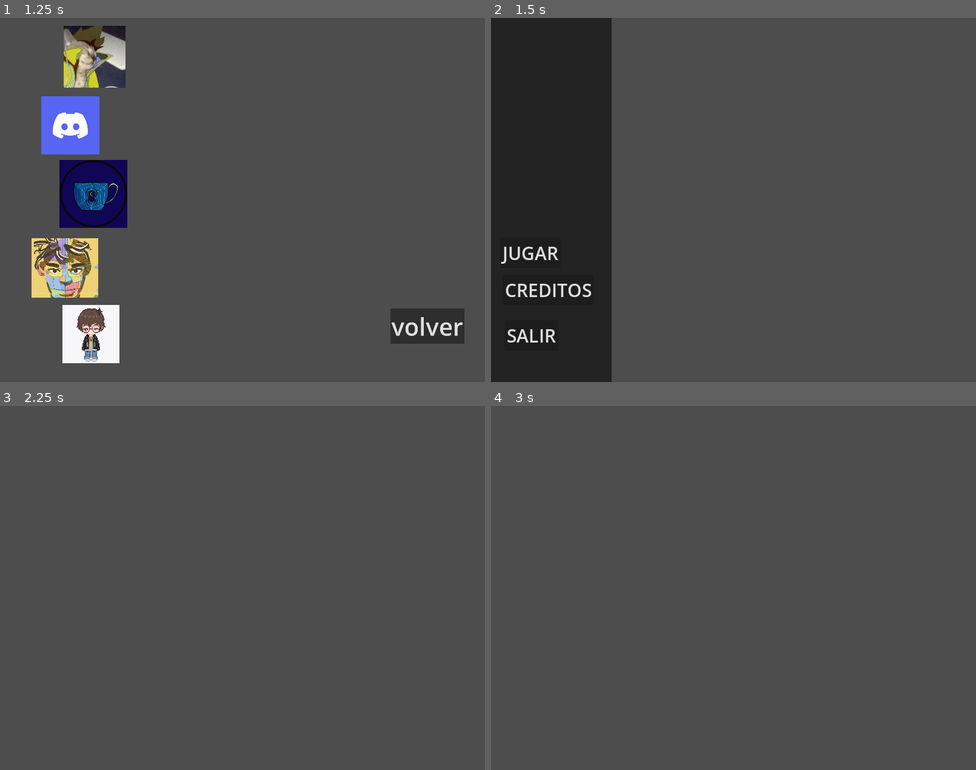
Above: before the commit, frames 1-4 (two rows, left to right).
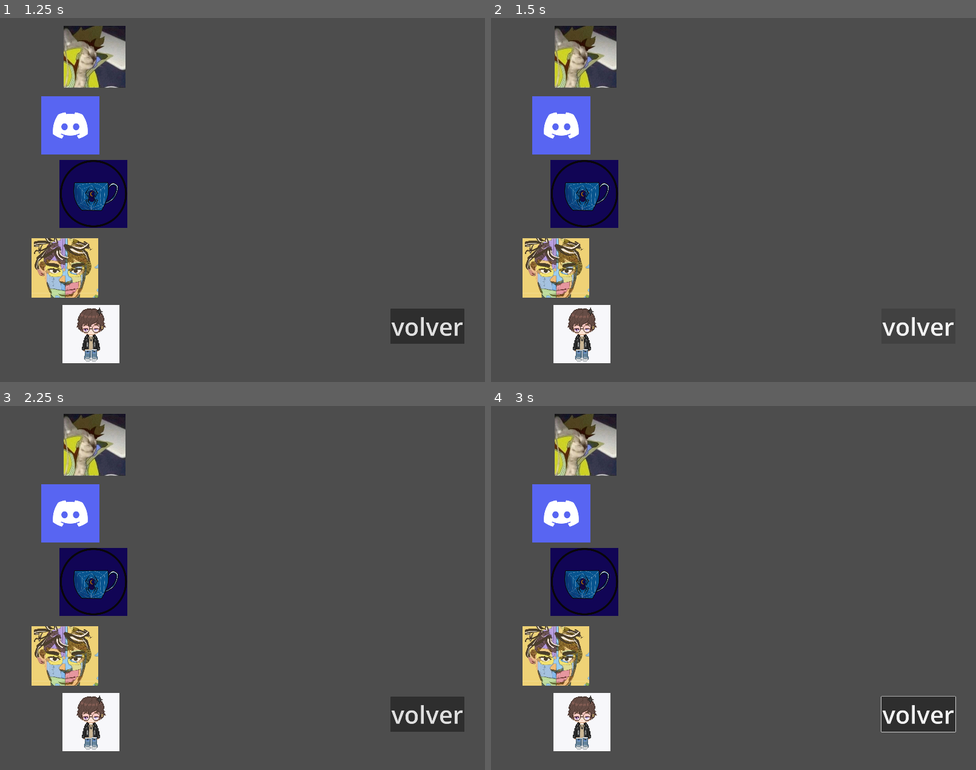
Above: after the commit, the same moments.

Repository: alezuuBytes/GITW-Game
Game: Godot game, scene res://trabajo_graso/menu/menu.tscn
Two runs of this game, one before a commit and one after it. Both use one fixed random seed, a clock stepped at 60 frames per second and the inputs below.
Inputs (mouse positions are in pixels of both pictures, inside the frame that each line leads up to):
- Up to frame 1 (1.25 s): click "CREDITOS" at 0.5 s
- Up to frame 2 (1.5 s): click "volver" at 1.25 s
- Up to frame 3 (2.25 s): click (38, 638) at 2 s, where only the run before the commit has a clickable "JUGAR"
- Up to frame 4 (3 s): tap Enter (ui_accept) at 2.75 s; hold Right (ui_right) from 2.78 s (still down)

Frame 1 is identical in both runs. In frame 2, 25% of the frame differs, in the area x 0-96%, y 0-100%; in frame 3, 12%; in frame 4, 12%.

Commit message:
Update creditos.gd

Diff:
--- a/trabajo_graso/creditos/creditos.gd
+++ b/trabajo_graso/creditos/creditos.gd
@@ -2,4 +2,4 @@
 
 
 func _on_button_pressed() -> void:
-	get_tree().change_scene_to_file("res://trabajo_graso/menu/menu.tscn")
+	get_tree().change_scene_to_file("")
